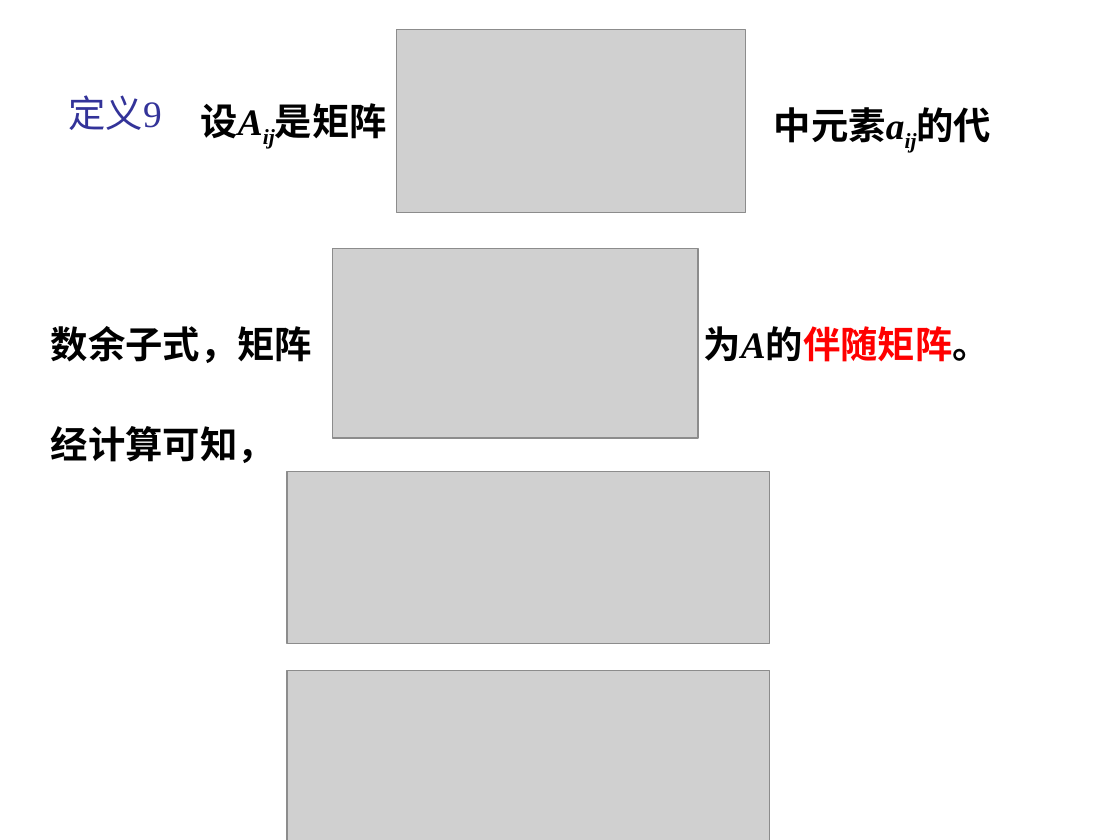
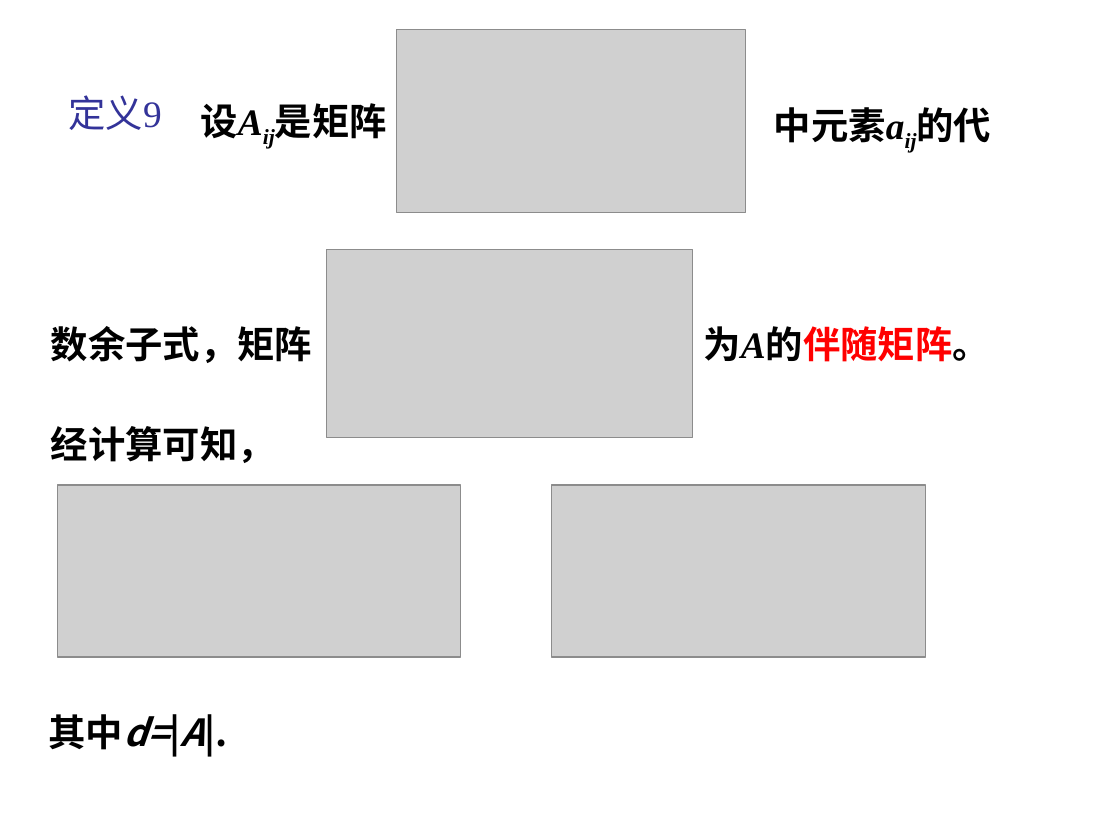
Before and after one commit to zhangbiaomath/zhangbiaomath.github.io, a slide deck: slide 41 of teaching/gaodai/ch4/高等代数第4章-矩阵.pptx. Drawn at 1120x840 pixels with LibreOffice and Linux fonts; fonts in the diff are those of the drawing; grey boxes stand for pictures. Boxes give left, top, right and bottom in pixels: in the first picture for what was removed or moved away, otherwise in the second. Text is boxed around its words. In the diff, an @@ line names an element or a change of style, - is before the commit and + after.

```diff
--- a/teaching/gaodai/ch4/高等代数第4章-矩阵.pptx
+++ b/teaching/gaodai/ch4/高等代数第4章-矩阵.pptx
@@ picture: place and size @@
-picture at <box>333,249,699,438</box>
+picture at <box>327,250,693,438</box>
@@ picture: place and size @@
-picture at <box>287,472,769,644</box>
+picture at <box>57,485,460,657</box>
@@ picture added at <box>551,485,925,657</box> @@
@@ picture removed at <box>287,671,769,840</box> @@
@@ text added at <box>49,714,204,750</box>, 24 pt, text #000000, bold @@
+其中d=|A|.
```
Also in this commit, not shown: 3 other slides changed, 6 slides added, 1 slide removed, 9 other files.
